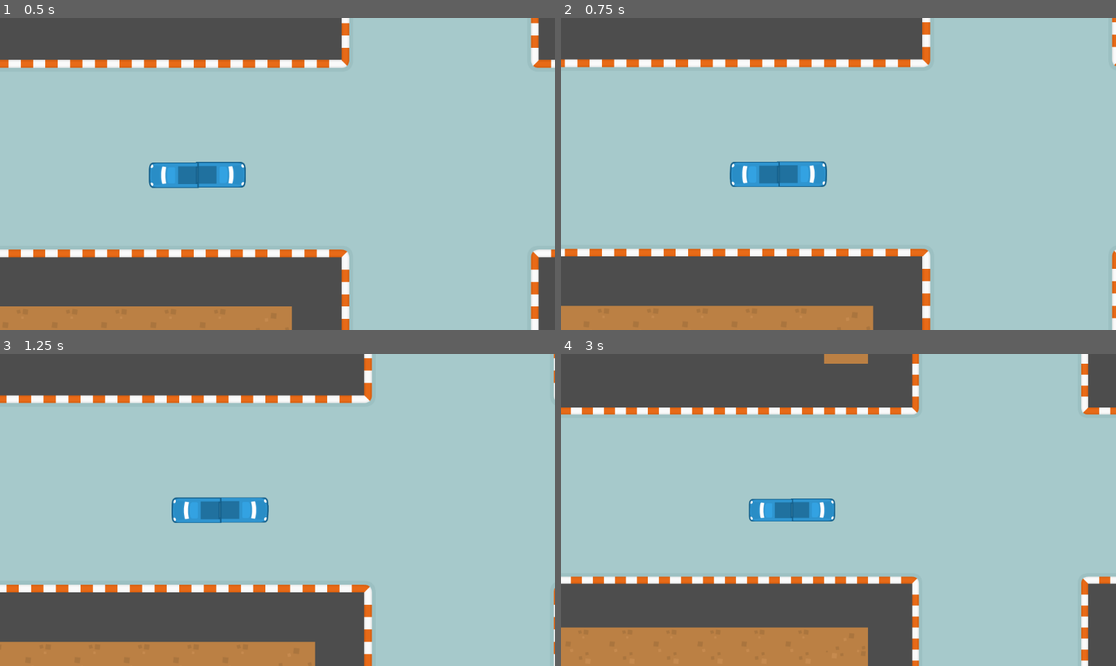
Above: before the commit, frames 1-4 (two rows, left to right).
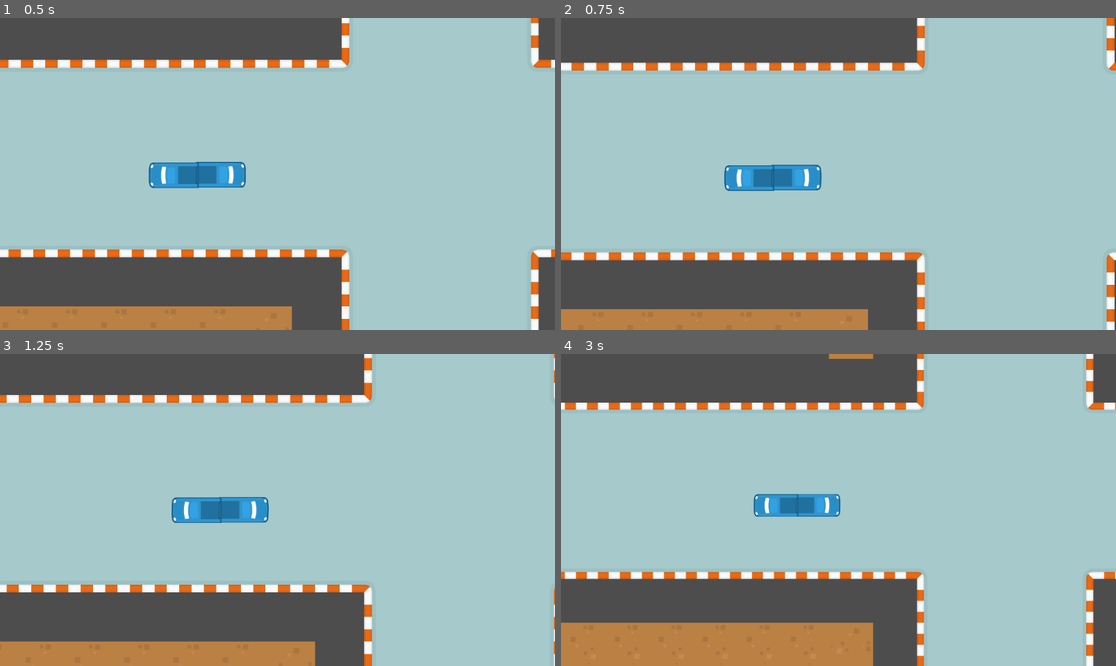
Above: after the commit, the same moments.

Repository: mgardne8/LoopDriver
Game: Godot game, scene res://Assets/Scenes/city_level.tscn
The game is run twice, just before and just after one commit, with the same random seed, the same clock (stepped at 60 frames per second) and the same inputs.
Inputs:
- Up to frame 1 (0.5 s): no input
- Up to frame 2 (0.75 s): hold D (steer_right) from 0.53 s (still down); tap Q (shake, bound only after the commit) at 0.6 s
- Up to frame 3 (1.25 s): keep holding D (steer_right)
- Up to frame 4 (3 s): release D (steer_right) at 1.28 s; hold Space (handbrake) 1.28-2.03 s; tap Q (shake, bound only after the commit) at 1.35, 2.1, 2.85 s; hold D (steer_right) 2.03-2.78 s; hold W (accelerate) from 2.78 s (still down)

Frame 1 is identical in both runs. In frame 2, 7.4% of the frame differs, in the area x 0-100%, y 0-100%; in frame 3, 0.6%; in frame 4, 9.2%.

Commit message:
More Camera Fancy
Camera shakes <currently on hitting the q key - to be updated to collision>

Diff:
--- a/Assets/Scenes/camera_2d.gd
+++ b/Assets/Scenes/camera_2d.gd
@@ -1,9 +1,30 @@
 extends Camera2D
 
 @export var player : CharacterBody2D
+
+
+
+@export var randomStrength: float = 30.0
+@export var shakeFade: float = 5.0
+
+var rng = RandomNumberGenerator.new()
+
+var shake_strength: float = 0.0
+
+func apply_shake():
+	shake_strength = randomStrength
 
 func _physics_process(delta: float) -> void:
 	position = position.lerp(player.global_position + Vector2(150,0).rotated(player.rotation),8*delta)
 	var zoom_level = lerp(0.8-(player.velocity.length()/875)/3,zoom[0],0.5*delta)
 	zoom = Vector2(zoom_level,zoom_level)
-	print(zoom_level)
+
+func _process(delta: float) -> void:
+	if(Input.is_action_just_pressed("shake")):
+		apply_shake()
+	if shake_strength > 0:
+		shake_strength = lerpf(shake_strength, 0, shakeFade * delta)
+		offset = randomOffset()
+
+func randomOffset() -> Vector2:
+	return Vector2(rng.randf_range(-shake_strength,shake_strength),rng.randf_range(-shake_strength,shake_strength))
--- a/project.godot
+++ b/project.godot
@@ -42,3 +42,8 @@
 "events": [Object(InputEventKey,"resource_local_to_scene":false,"resource_name":"","device":-1,"window_id":0,"alt_press …(192 unchanged characters)…
 ]
 }
+shake={
+"deadzone": 0.2,
+"events": [Object(InputEventKey,"resource_local_to_scene":false,"resource_name":"","device":-1,"window_id":0,"alt_pressed":false,"shift_pressed":false,"ctrl_pressed":false,"meta_pressed":false,"pressed":false,"keycode":0,"physical_keycode":81,"key_label":0,"unicode":113,"location":0,"echo":false,"script":null)
+]
+}
